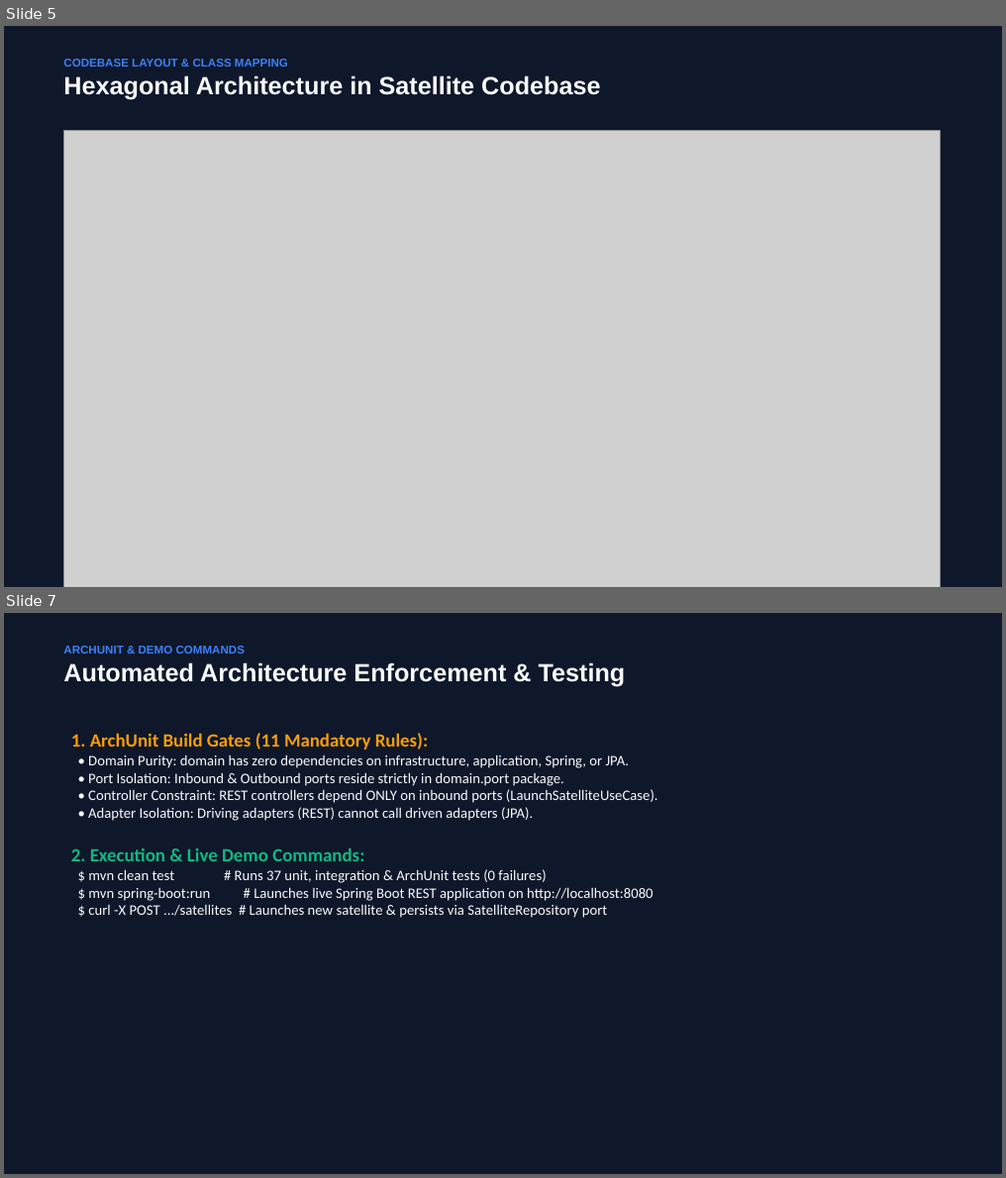
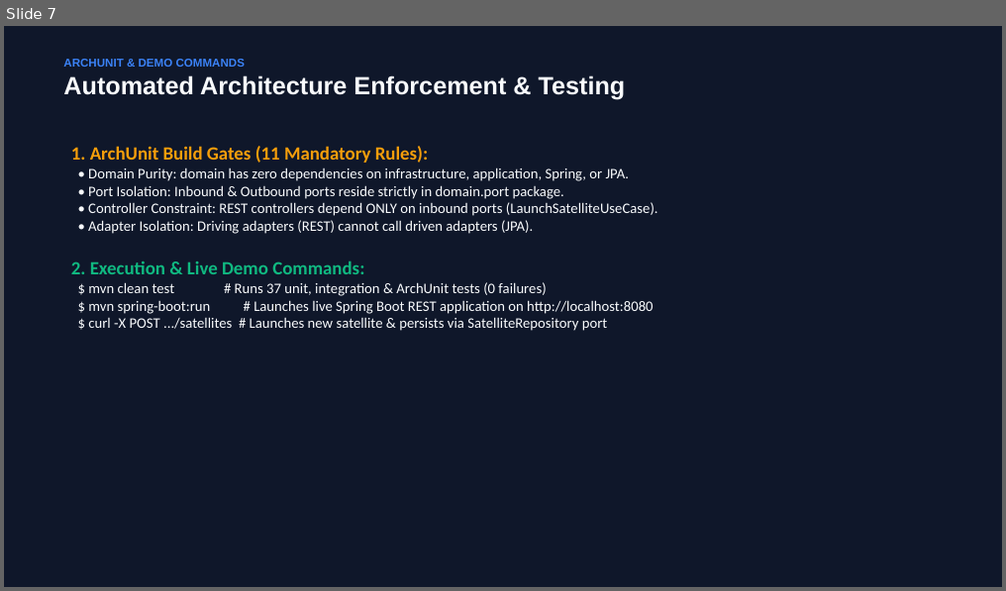
Before and after one commit to hykuBipin/DDD_HEXAGONAL_ARCHUNIT_NEW, a slide deck: Satellite_Architecture_DDD_Hexagonal_ArchUnit.pptx. Shown one above the other, each under a label of ours: slides 5 and 7 before the commit, slide 7 after it; the slides between them are not shown. The pictures are 1006x1178 and 1006x591 pixels, drawn with LibreOffice and Linux fonts; fonts in the diff are those of the drawing; grey boxes stand for pictures. Boxes give left, top, right and bottom in pixels: in the first picture for what was removed or moved away, otherwise in the second. Text is boxed around its words. In the diff, an @@ line names an element or a change of style, - is before the commit and + after.

```diff
--- a/Satellite_Architecture_DDD_Hexagonal_ArchUnit.pptx
+++ b/Satellite_Architecture_DDD_Hexagonal_ArchUnit.pptx
@@ slide 5 removed at (4, 26, 1002, 587), background #0F172A @@
@@ text removed at (63, 59, 600, 99) @@
-CODEBASE LAYOUT & CLASS MAPPING
-Hexagonal Architecture in Satellite Codebase
@@ picture removed at (63, 131, 940, 587) @@
```
Also in this commit, not shown: 1 slide changed, 2 slides added, 1 other slide removed, 7 other files.
